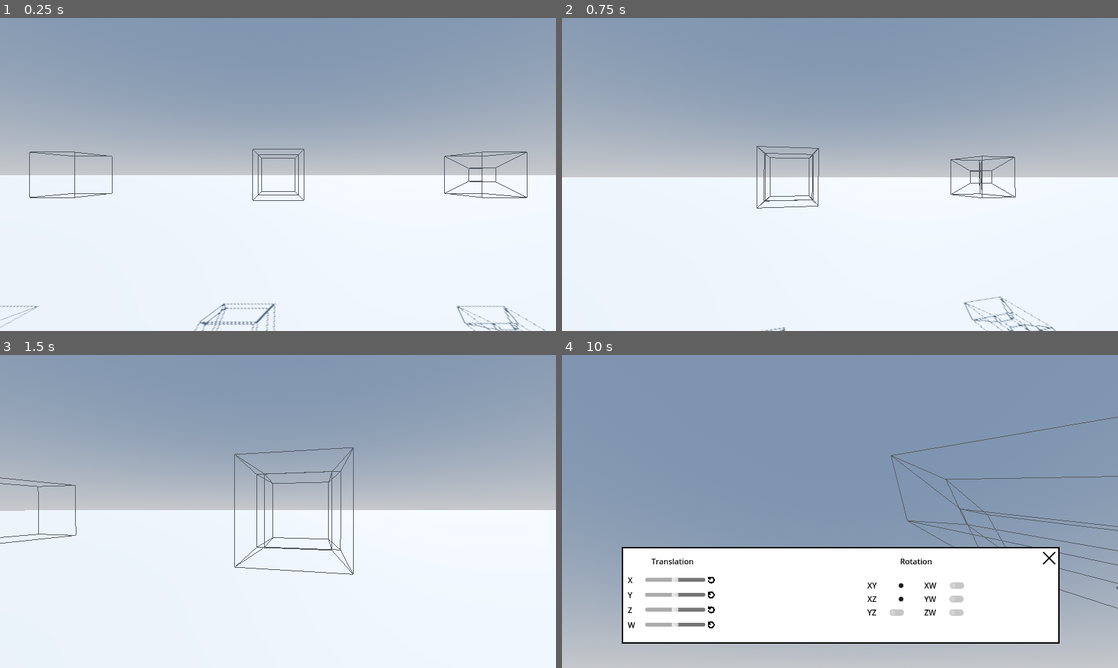
Above: before the commit, frames 1-4 (two rows, left to right).
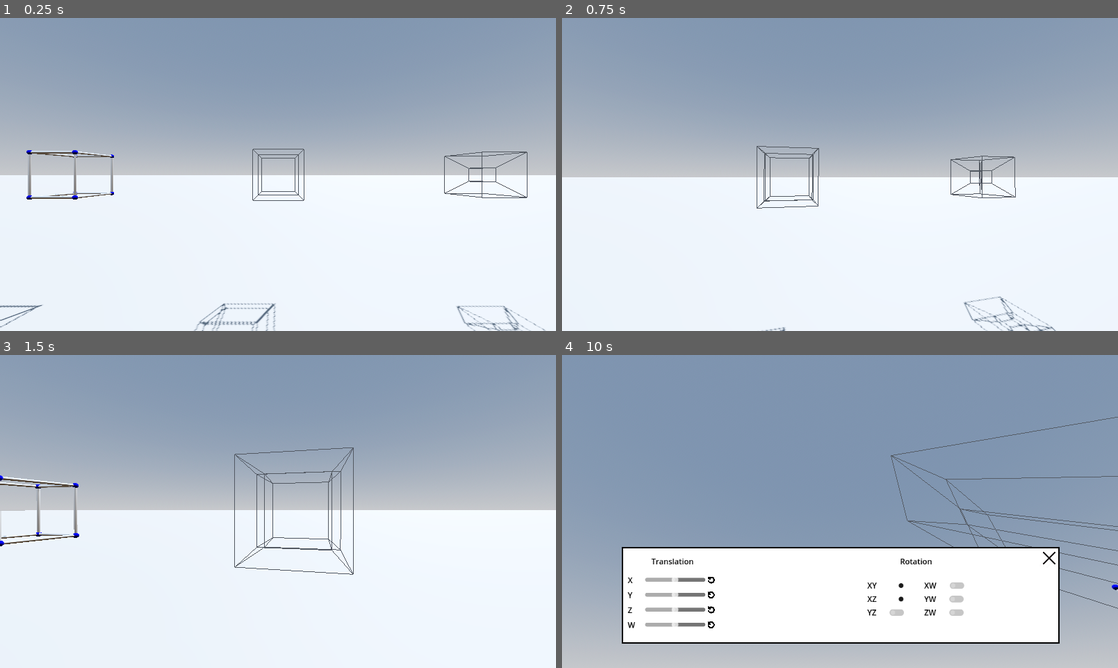
Above: after the commit, the same moments.

Repository: Stantrh/Projet_Tutore_4D_VR_KOMODZINSKI_RYSAK_TROHA
Game: Godot game, scene res://Scenes/world.tscn
The game is run twice, just before and just after one commit, with the same random seed, the same clock (stepped at 60 frames per second) and the same inputs.
Inputs (mouse positions are in pixels of both pictures, inside the frame that each line leads up to):
- Up to frame 1 (0.25 s): no input
- Up to frame 2 (0.75 s): tap Enter at 0.5 s; move the mouse to (867, 174) at 0.52 s; hold W (move_forward) from 0.53 s (still down); click (867, 174) at 0.6 s
- Up to frame 3 (1.5 s): keep holding W (move_forward); move the mouse to (250, 511) at 1.27 s; tap Middle mouse button (rotate) at 1.35 s
- Up to frame 4 (10 s): click (812, 511) at 1.55 s; move the mouse to (895, 442) at 2.02 s; release W (move_forward) at 2.03 s; hold D (move_right) 2.03-2.78 s; click (895, 442) at 2.1 s; move the mouse to (812, 574) at 2.77 s; hold W (move_forward) 2.78-3.5 s; click (812, 574) at 2.85 s; click (895, 586) at 3.5 s; click (895, 599) at 4.25 s; click (712, 580) at 5 s; click (712, 596) at 5.75 s; click (712, 608) at 6.5 s; click (712, 624) at 7.25 s; tap Space at 8 s; move the mouse to (1006, 558) at 8.02 s; hold Middle mouse button (rotate) 8.03-8.78 s; hold A (move_left) 8.03-9.53 s; click (1006, 558) at 8.3 s; move the mouse to (673, 464) at 8.77 s; click (673, 464) at 8.85 s; move the mouse to (867, 511) at 9.52 s; hold S (move_backward) from 9.53 s (still down); click (867, 511) at 9.6 s

The runs differ from the first frame. In frame 1, 0.5% of the frame differs, in the area x 0-21%, y 42-99%; in frame 2, nothing differs; in frame 3, 0.6%, in the area x 0-15%, y 38-62%; in frame 4, less than 0.1%.

Commit message:
merge boutons reset

Diff:
--- a/app4d/Scenes/world.tscn
+++ b/app4d/Scenes/world.tscn
@@ -34,6 +34,7 @@
 
 [node name="HyperCubeO" parent="." instance=ExtResource("1_gh55x")]
 transform = Transform3D(1, 0, 0, 0, 1, 0, 0, 0, 1, -10, 5, 0)
+mesh_mode = 2
 projection_mode = 2
 
 [node name="HyperCubeP" parent="." instance=ExtResource("1_gh55x")]
--- a/app4d/Scripts/hyper_cube.gd
+++ b/app4d/Scripts/hyper_cube.gd
@@ -351,6 +351,7 @@
 func apply_translation(vect: Vector4):
 	var vect_3d = Vector3(vect.x, vect.y, vect.z)
 	collision_shape.global_transform.origin += vect_3d
+	global_transform.origin += vect_3d
 
 
 func rotate_4d(point: Vector4, angle1: float, axis1_a: int, axis1_b: int, angle2: float, axis2_a: int, axis2_b: int) -> Vector4:
